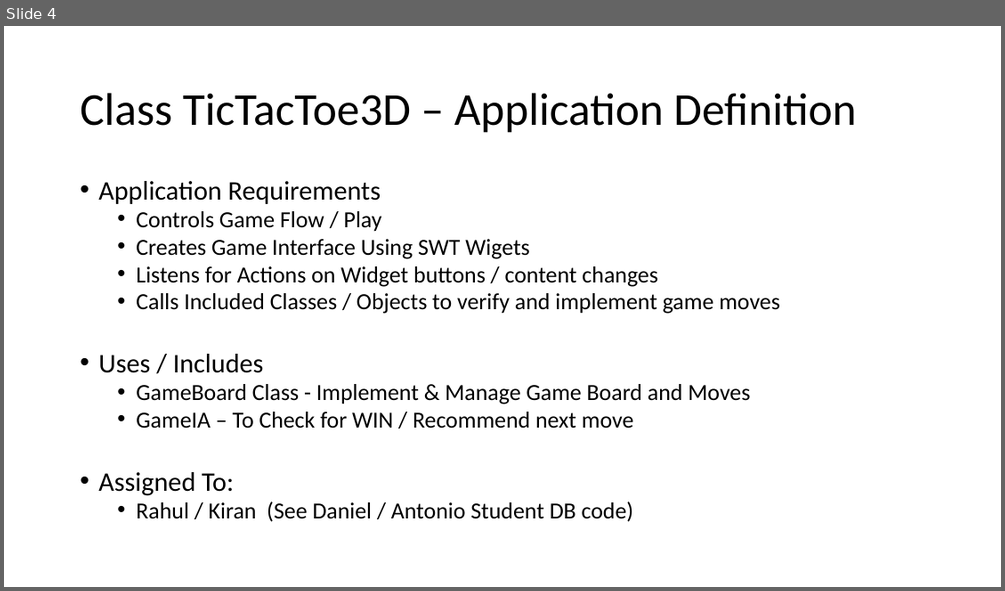
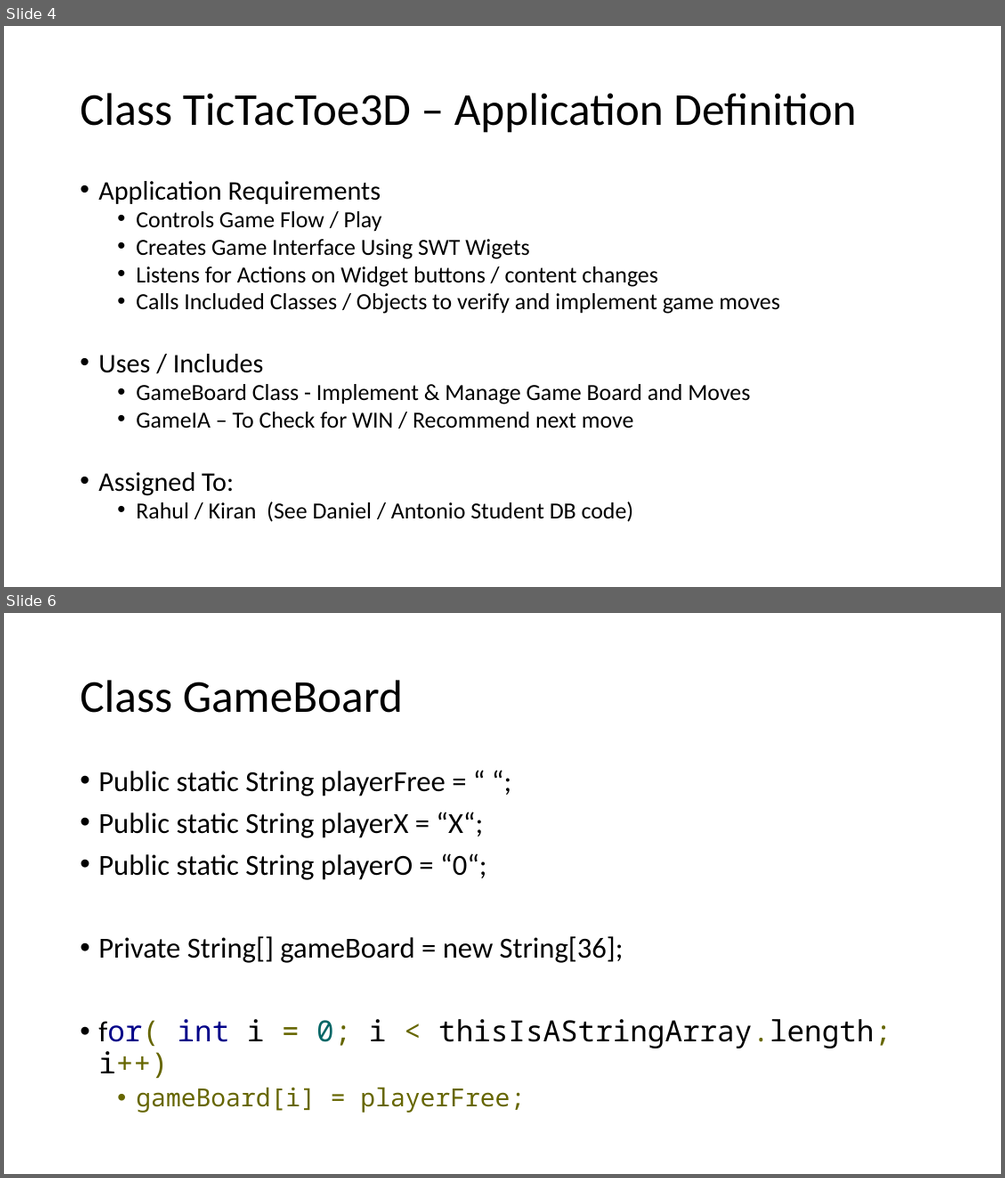
Before and after one commit to Greg5519/Old4C, a slide deck: Topic B Programming Skills/TicTacToe 3D Game.pptx. Shown one above the other, each under a label of ours: slide 4 before the commit, slides 4 and 6 after it; the slides between them are not shown. The pictures are 1005x591 and 1005x1178 pixels, drawn with LibreOffice and Linux fonts; fonts in the diff are those of the drawing. Boxes give left, top, right and bottom in pixels: in the first picture for what was removed or moved away, otherwise in the second. Text is boxed around its words. In the diff, an @@ line names an element or a change of style, - is before the commit and + after.

```diff
--- a/Topic B Programming Skills/TicTacToe 3D Game.pptx
+++ b/Topic B Programming Skills/TicTacToe 3D Game.pptx
@@ slide 6 added at (4,613,1001,1174), background #FFFFFF @@
@@ title added at (80,680,403,713), 44 pt, text #000000 @@
+Class GameBoard
@@ text added at (98,771,891,1112), 28 pt, text #000000 @@
+• Public static String playerFree = “ “;
+• Public static String playerX = “X“;
+• Public static String playerO = “0“;
+• Private String[] gameBoard = new String[36];
+• for( int i = 0; i < thisIsAStringArray.length; i++)
+  • gameBoard[i] = playerFree;
```
Also in this commit, not shown: 3 other slides added, 2 other files.
